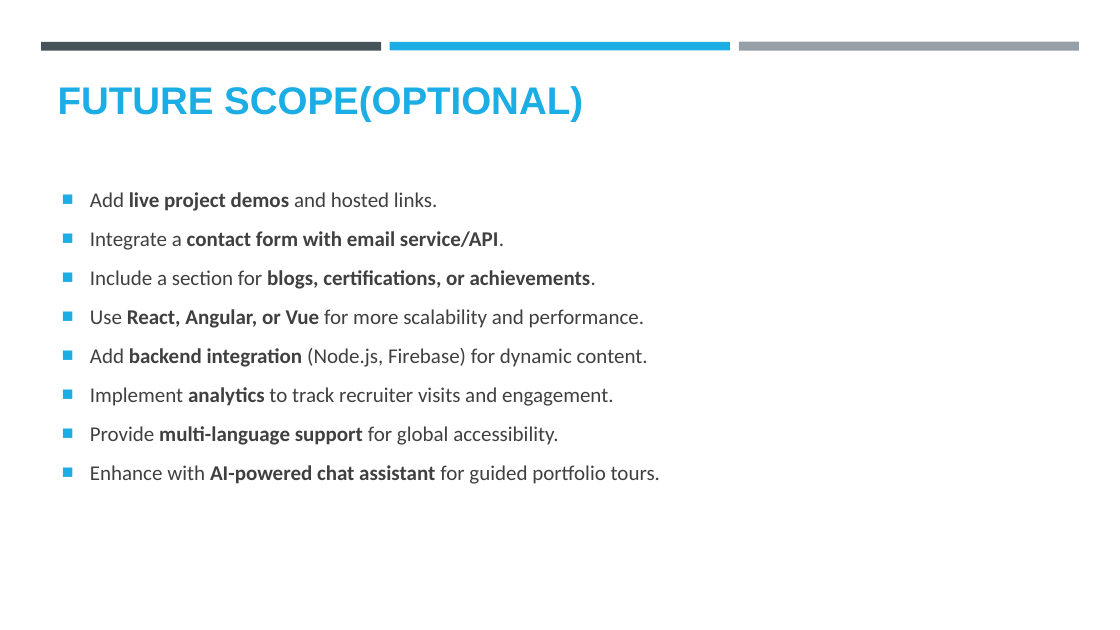
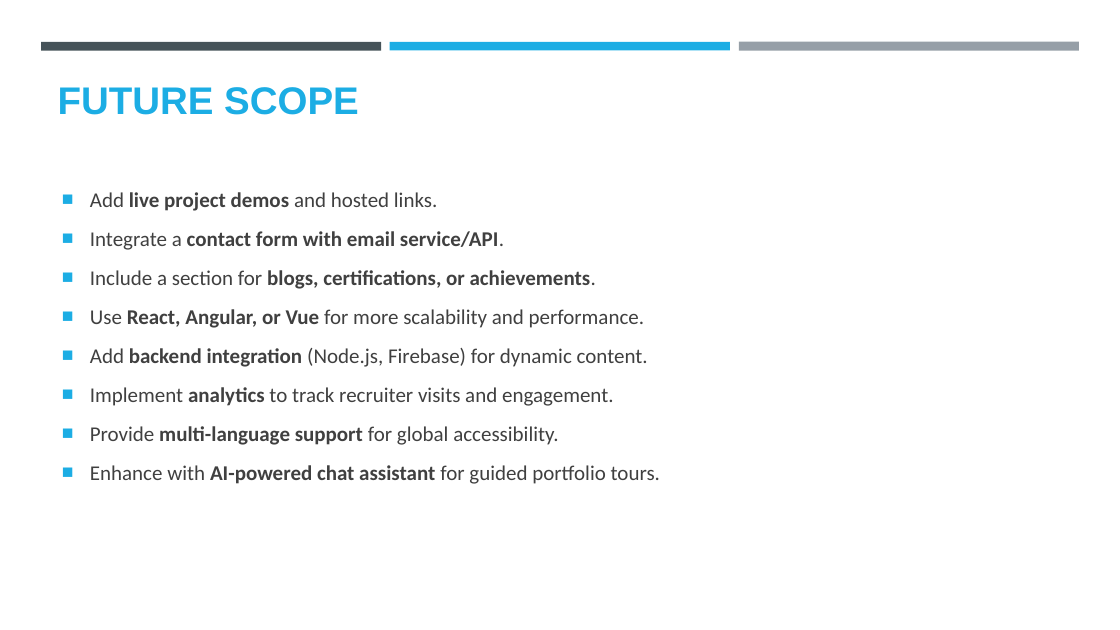
Before and after one commit to Chsatyasree3/portfolio, a slide deck: slide 21 of Digital Portfolio.pptx. Drawn at 1120x630 pixels with LibreOffice and Linux fonts; fonts in the diff are those of the drawing; background and template pictures are left out. Boxes give left, top, right and bottom in pixels: in the first picture for what was removed or moved away, otherwise in the second. Text is boxed around its words. In the diff, an @@ line names an element or a change of style, - is before the commit and + after.

```diff
--- a/Digital Portfolio.pptx
+++ b/Digital Portfolio.pptx
@@ text at <box>58,87,359,115</box>: text changed @@
-FUTURE SCOPE(OPTIONAL)
+FUTURE SCOPE
```
Also in this commit, not shown: 2 other slides changed.
